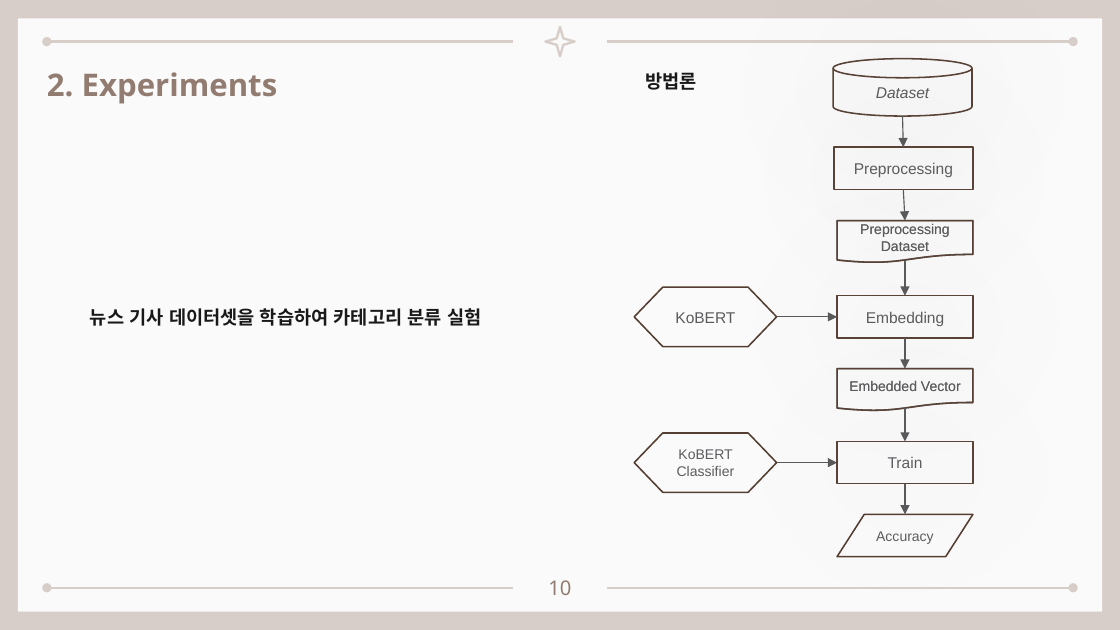
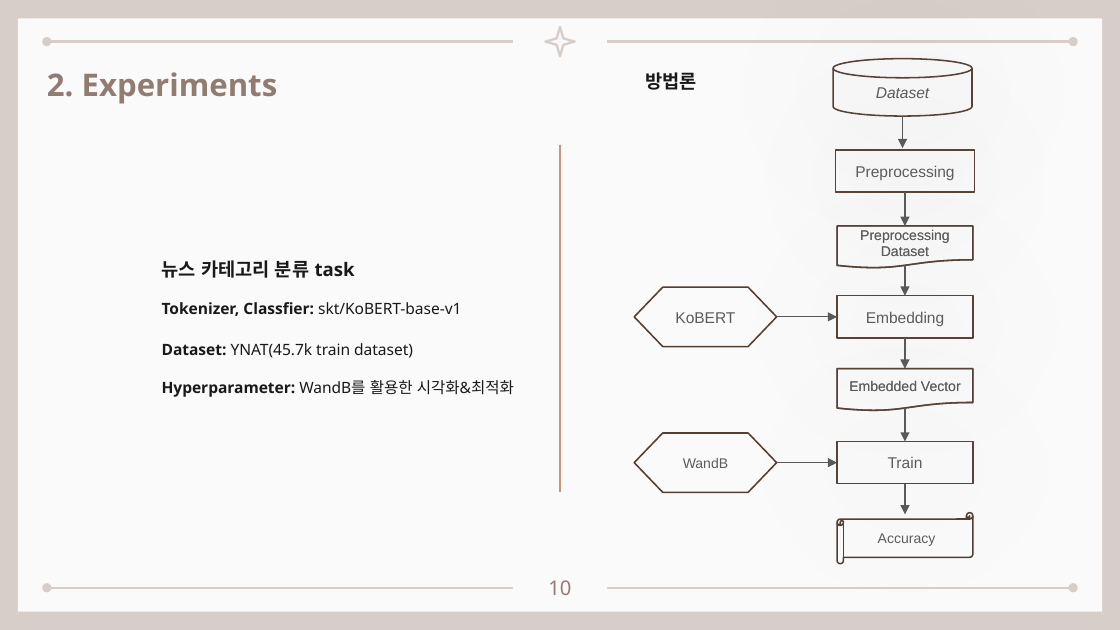
Before and after one commit to seungdeng/DELab, a slide deck: slide 10 of PPT/DSLab_이승건_BERT멘토링발표.pptx. Drawn at 1120x630 pixels with LibreOffice and Linux fonts; fonts in the diff are those of the drawing. Boxes give left, top, right and bottom in pixels: in the first picture for what was removed or moved away, otherwise in the second. Text is boxed around its words. In the diff, an @@ line names an element or a change of style, - is before the commit and + after.

```diff
--- a/PPT/DSLab_이승건_BERT멘토링발표.pptx
+++ b/PPT/DSLab_이승건_BERT멘토링발표.pptx
@@ line added from (560, 144) to (560, 493), #C69678 0.75 pt @@
@@ 1 rectangle, 1 flow chart document, 1 arrow: place and size @@
-1 rectangle, 1 flow chart document, 1 arrow at <box>834,147,973,263</box>
+1 rectangle, 1 flow chart document, 1 arrow at <box>836,150,974,269</box>
@@ text at <box>162,260,355,278</box>: text changed @@
-뉴스 기사 데이터셋을 학습하여 카테고리 분류 실험
+뉴스 카테고리 분류 task
@@ arrow moved from (905, 260) - (905, 296) to (905, 265) - (905, 296) @@
@@ text added at <box>162,302,461,316</box>, 10 pt, text #191919, bold @@
+Tokenizer, Classfier: skt/KoBERT-base-v1
@@ text added at <box>162,343,413,358</box>, 10 pt, text #191919 @@
+Dataset: YNAT(45.7k train dataset)
@@ text added at <box>162,380,514,397</box>, 10 pt, text #191919 @@
+Hyperparameter: WandB를 활용한 시각화&최적화
@@ text in flow chart preparation at <box>683,458,728,468</box>: text changed @@
-KoBERT Classifier
+WandB
@@ horizontal scroll "Accuracy": place and size @@
-horizontal scroll "Accuracy" at <box>837,514,972,557</box>
+horizontal scroll "Accuracy" at <box>837,513,972,564</box>
@@ horizontal scroll "Accuracy" at <box>837,513,972,564</box>: flow chart input output to horizontal scroll @@
```
Also in this commit, not shown: 5 other slides changed, 6 slides added, 9 slides removed.
